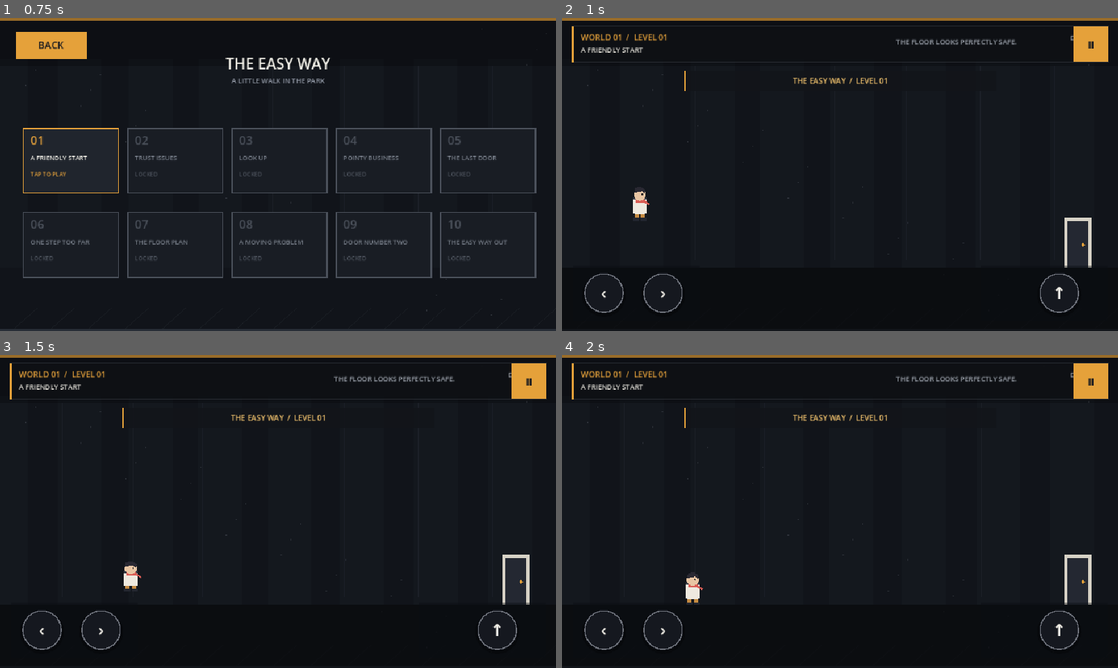
Above: before the commit, frames 1-4 (two rows, left to right).
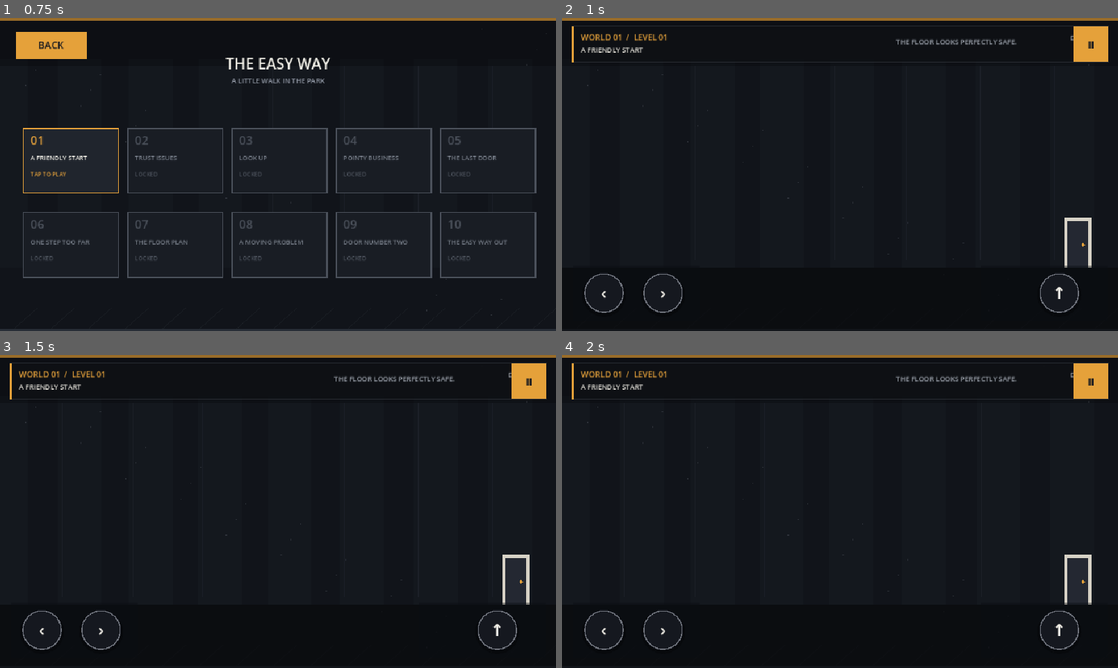
Above: after the commit, the same moments.

Repository: Nahiyan-WAE-Teams/level-devil
Game: Godot game, scene res://scenes/main.tscn
Same seed, same stepped clock (60 frames per second), same inputs: the game is played once before the commit and once after it.
Inputs (mouse positions are in pixels of both pictures, inside the frame that each line leads up to):
- Up to frame 1 (0.75 s): tap Enter at 0.5, 0.6 s; move the mouse to (400, 158) at 0.52 s; hold D from 0.53 s (still down); click (400, 158) at 0.67 s
- Up to frame 2 (1 s): keep holding D; tap Space at 0.77 s
- Up to frame 3 (1.5 s): release D at 1.25 s; drag from (166, 527) to (328, 605) at 1.27 s
- Up to frame 4 (2 s): no input

Frame 1 is identical in both runs. In frame 2, 0.4% of the frame differs, in the area x 12-59%, y 16-64%; in frame 3, 0.4%; in frame 4, 0.4%, in the area x 22-59%, y 16-80%.
Error after the commit: Parse Error: Function "draw_ellipse()" not found in base self. (res://scripts/player.gd:134)

Commit message:
Add expressive airborne and running character motion with jump sound cue

Diff:
--- a/scripts/player.gd
+++ b/scripts/player.gd
@@ -83,6 +83,8 @@
 		jump_buffer = maxf(0.0, jump_buffer - delta)
 	if jump_buffer > 0.0 and coyote_timer > 0.0 and gravity_direction > 0.0:
 		velocity.y = JUMP_VELOCITY
+		if controls != null and controls.has_method("play_game_sfx"):
+			controls.call("play_game_sfx", "jump")
 		jump_buffer = 0.0
 		coyote_timer = 0.0
 		squash = Vector2(0.78, 1.25)
@@ -124,18 +126,26 @@
 	elif gravity_flip_time > 0.0:
 		body_color = Color("#8cc7dc")
 	draw_set_transform(Vector2(0, body_bob), 0.0, Vector2(squash.x, squash.y))
-	var stride := sin(run_phase) * 5.0 if absf(velocity.x) > 12.0 and is_on_floor() else 0.0
+	var moving := absf(velocity.x) > 12.0 and is_on_floor()
+	var stride := sin(run_phase) * 5.0 if moving else 0.0
+	var arm_swing := sin(run_phase + PI) * 4.0 if moving else 0.0
+	var airborne := not is_on_floor()
+	var arm_raise := -7.0 if airborne and velocity.y < 0.0 else (3.0 if airborne else 0.0)
+	draw_ellipse(Vector2(0, 1), Vector2(15, 3), Color(0, 0, 0, 0.24))
+	draw_line(Vector2(-7, -25), Vector2(-12 - arm_swing, -15 + arm_raise), Color("#d8b99b"), 5.0)
+	draw_line(Vector2(7, -25), Vector2(12 + arm_swing, -15 + arm_raise), Color("#d8b99b"), 5.0)
 	draw_rect(Rect2(-9 - stride * 0.35, -13, 7, 12), Color("#c58b42"))
 	draw_rect(Rect2(2 + stride * 0.35, -13, 7, 12), Color("#c58b42"))
-	draw_rect(Rect2(-11 - stride, -4, 10, 5), Color("#222630"))
-	draw_rect(Rect2(2 + stride, -4, 10, 5), Color("#222630"))
+	draw_rect(Rect2(-12 - stride, -4, 11, 5), Color("#222630"))
+	draw_rect(Rect2(2 + stride, -4, 11, 5), Color("#222630"))
 	draw_rect(Rect2(-12, -35, 24, 24), body_color)
 	draw_colored_polygon(PackedVector2Array([Vector2(-11, -29), Vector2(12, -31), Vector2(9, -10), Vector2(-9, -10)]), body_color)
 	draw_rect(Rect2(-12, -38, 24, 4), Color("#343943"))
 	draw_colored_polygon(PackedVector2Array([Vector2(-8, -35), Vector2(8, -35), Vector2(13, -30), Vector2(-7, -29)]), Color("#d95d55"))
-	draw_line(Vector2(8, -31), Vector2(17, -26), Color("#d95d55"), 3.0)
+	draw_line(Vector2(8, -31), Vector2(17, -26 + sin(run_phase * 0.7) * 2.0), Color("#d95d55"), 3.0)
 	draw_circle(Vector2(0, -43), 10.5, Color("#e8c5a3"))
 	draw_colored_polygon(PackedVector2Array([Vector2(-10, -45), Vector2(-8, -54), Vector2(2, -56), Vector2(10, -50), Vector2(9, -43), Vector2(4, -48), Vector2(-3, -47)]), Color("#292832"))
+	draw_circle(Vector2(-6, -37), 2.2, Color("#e8c5a3"))
 	if not blink_closed:
 		draw_circle(Vector2(facing * 4.0, -43), 1.5, Color("#17191f"))
 	else:
